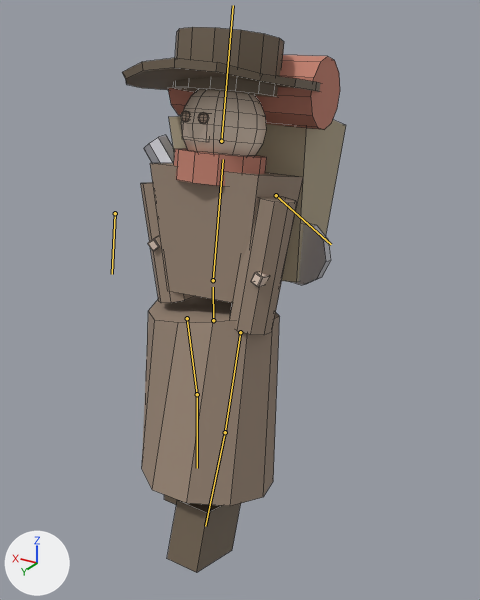
Renders of the FBX model Assets/Models/Characters/NPC_Merchant.fbx from each side of a commit.
The view is the same before and after, from a camera (50 mm lens) standing at (-1.255, 1.898, 1.919) and looking at (-0.055, -0.101, 0.92). Arrows for +X, +Y and +Z are at lower left; the lights stay in place. The first picture is the older version. Both versions are drawn at frame 2 of the action 'NPC_Merchant_Rig|Death'; the numbers are the values there. The bones that change, and the others that lie on the model, are drawn over the model as lines. Mesh edges are drawn as thin lines.

In view in the first picture: 'NPC_Merchant'.
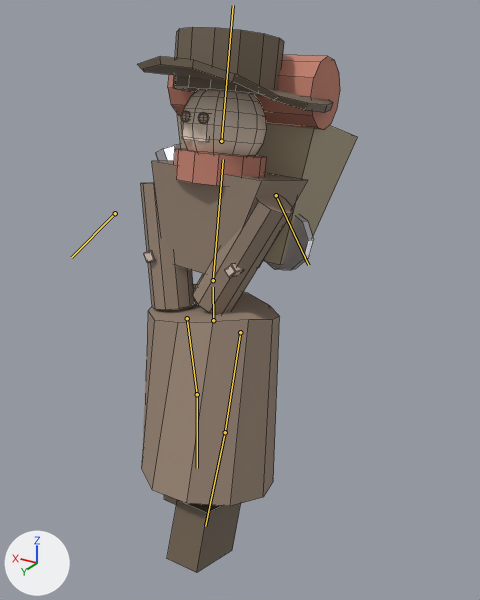
Pixel boxes [x1, y1, x2, y2] of what changed, in the pictures (480 x 600 px):
'NPC_Merchant', posed
    before: [122, 27, 346, 573]
    after: [138, 27, 358, 573]
bone 'LeftUpperArm', root to tip
    before: (276, 195) to (331, 244)
    after: (276, 195) to (308, 265)
bone 'RightLowerArm', root to tip
    before: (115, 213) to (112, 274)
    after: (115, 213) to (71, 257)

Edits to the bpy script that builds the scene:
```text
Change bone_leftupperarm:
    where bone_leftupperarm = bpy.data.objects['NPC_Merchant_Rig'].pose.bones['LeftUpperArm']  # child of 'Spine'
    bone_leftupperarm.rotation_quaternion: (0.982, -0.173, 0.012, -0.069) -> (0.922, -0.373, 0.039, -0.097)  # degrees (-20, 0, -8) -> degrees (-44, 0, -12)
Change bone_rightlowerarm:
    where bone_rightlowerarm = bpy.data.objects['NPC_Merchant_Rig'].pose.bones['RightLowerArm']  # child of 'RightUpperArm'
    bone_rightlowerarm.rotation_quaternion: (0.94, -0.342, 0.0, 0.0) -> (1.0, 0.0, 0.0, 0.0)  # degrees (-40, 0, 0) -> degrees (0, 0, 0)
```
